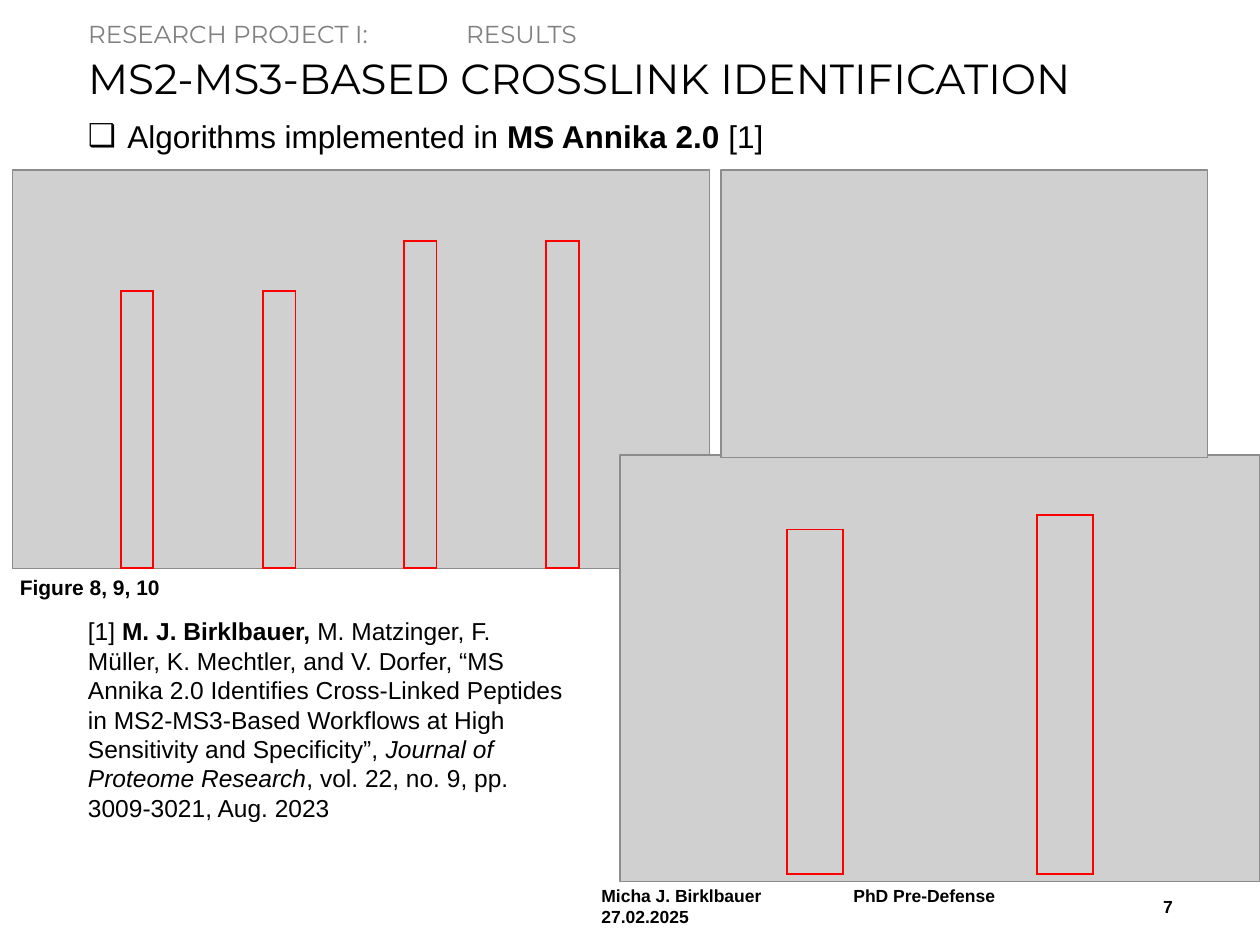
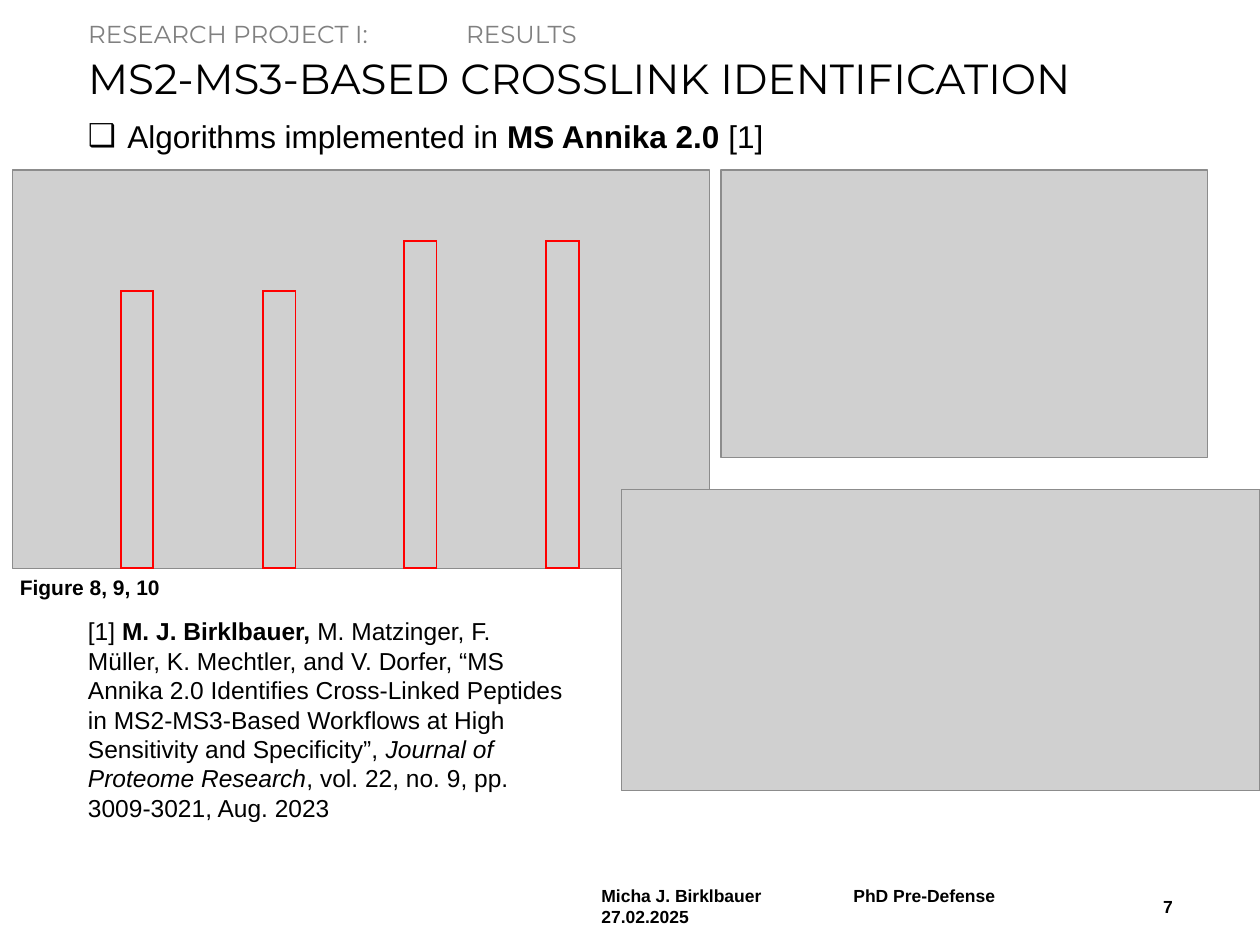
Before and after one commit to michabirklbauer/dissertation, a slide deck: slide 7 of pre-defense/presentation/Pre-defense.pptx. Drawn at 1260x945 pixels with LibreOffice and Linux fonts; fonts in the diff are those of the drawing; grey boxes stand for pictures; background and template pictures are left out. Boxes give left, top, right and bottom in pixels: in the first picture for what was removed or moved away, otherwise in the second. Text is boxed around its words. In the diff, an @@ line names an element or a change of style, - is before the commit and + after.

Commit message:
update presentation

```diff
--- a/pre-defense/presentation/Pre-defense.pptx
+++ b/pre-defense/presentation/Pre-defense.pptx
@@ picture: place and size @@
-picture at [620, 455, 1260, 881]
+picture at [621, 489, 1260, 790]
@@ rectangle removed at [788, 529, 844, 873] @@
@@ rectangle removed at [1037, 515, 1094, 874] @@
```
Also in this commit, not shown: 1 other file.
